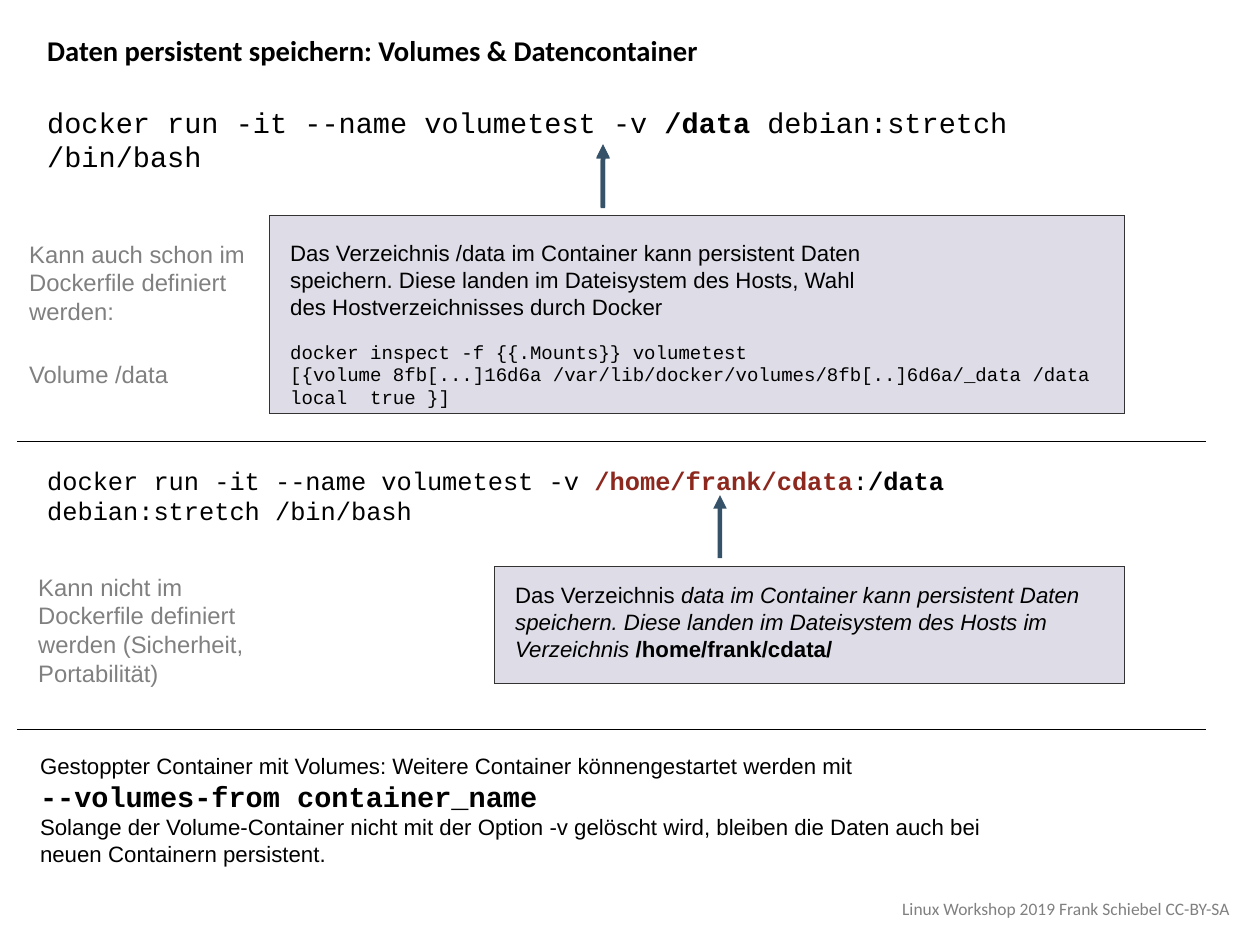
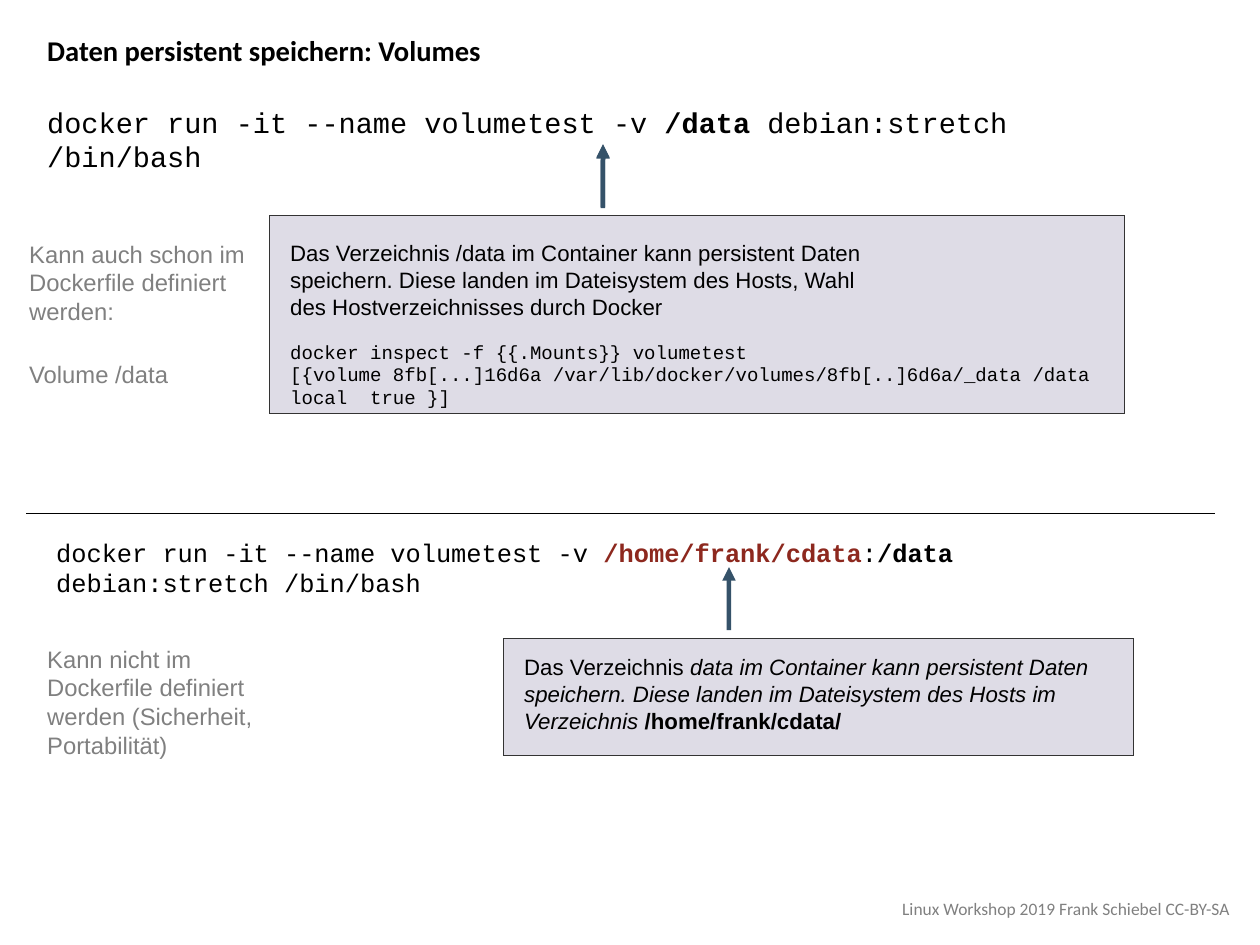
Before and after one commit to ironiemix/lfb-linuxworkshop2019, a slide deck: slide 6 of docker/linux_workshop_docker.odp. Drawn at 1260x945 pixels with LibreOffice and Linux fonts; fonts in the diff are those of the drawing. Boxes give left, top, right and bottom in pixels: in the first picture for what was removed or moved away, otherwise in the second. Text is boxed around its words. In the diff, an @@ line names an element or a change of style, - is before the commit and + after.

Commit message:
Docker v1

```diff
--- a/docker/linux_workshop_docker.odp
+++ b/docker/linux_workshop_docker.odp
@@ text at bbox=[47, 41, 480, 66]: text changed @@
-Daten persistent speichern: Volumes & Datencontainer
+Daten persistent speichern: Volumes
@@ 3 texts, 1 rectangle, 1 arrow, 1 line: place and size @@
-3 texts, 1 rectangle, 1 arrow, 1 line at bbox=[18, 441, 1206, 687]
+3 texts, 1 rectangle, 1 arrow, 1 line at bbox=[27, 513, 1215, 759]
@@ line removed from (18, 729) to (1206, 729) @@
@@ text removed at bbox=[40, 758, 980, 867] @@
-Gestoppter Container mit Volumes: Weitere Container könnengestartet werden mit
---volumes-from container_name
-Solange der Volume-Container nicht mit der Option -v gelöscht wird, bleiben die Daten auch bei
-neuen Containern persistent.
```
Also in this commit, not shown: 6 slides added, 1 other file.
